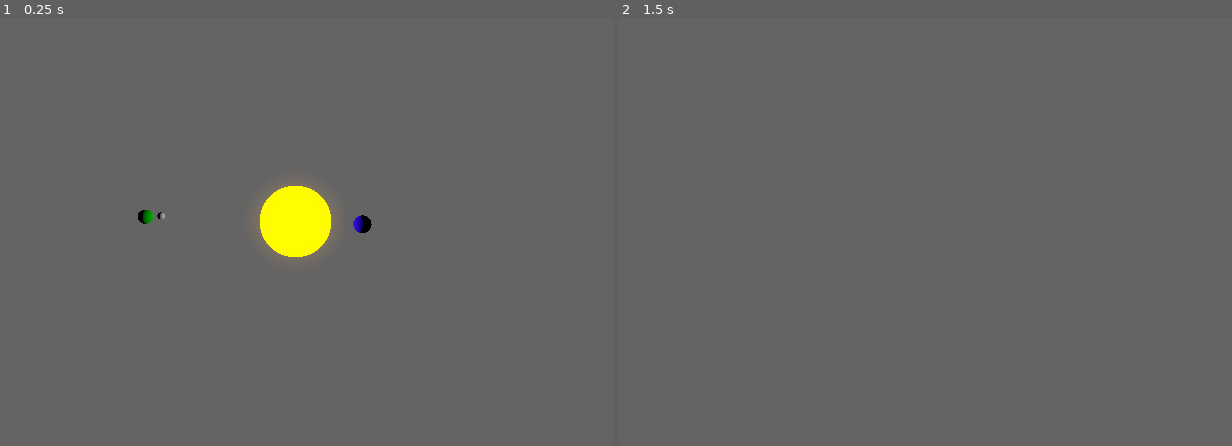
Above: before the commit, frames 1-2 (left to right).
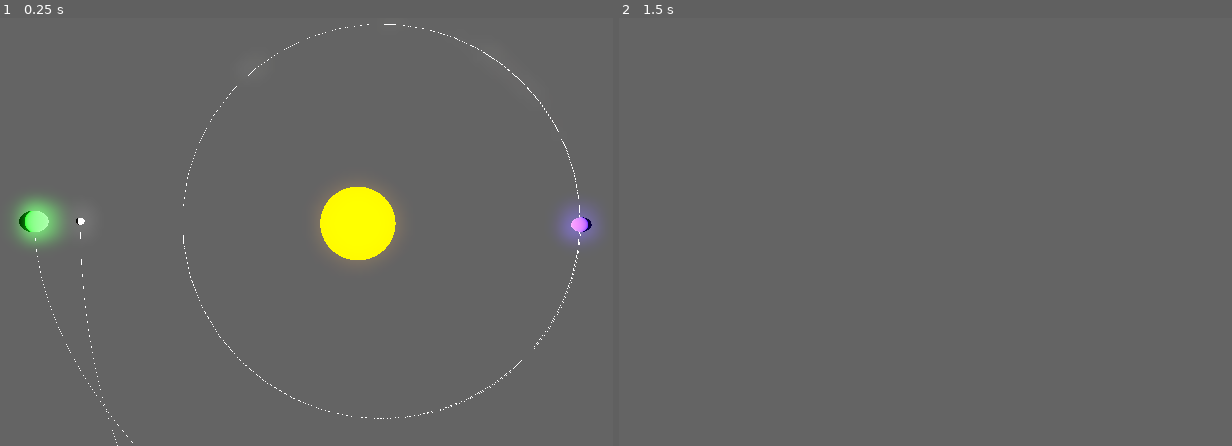
Above: after the commit, the same moments.

Repository: AcctForJudge/Planetary-Gravity-Simulation
Game: Godot game, scene res://Universe/universe.tscn
Two runs of this game, one before a commit and one after it. Both use one fixed random seed, a clock stepped at 60 frames per second and the inputs below.
Inputs (mouse positions are in pixels of both pictures, inside the frame that each line leads up to):
- Up to frame 1 (0.25 s): no input
- Up to frame 2 (1.5 s): tap Enter at 0.5 s; move the mouse to (956, 219) at 0.52 s; hold W (forward) from 0.53 s (still down); tap H (hide) at 0.6 s; click (956, 219) at 0.67 s; tap P (play) at 0.8, 1.35 s; tap Space (up) at 1.25 s; move the mouse to (876, 223) at 1.27 s

The runs differ from the first frame. In frame 1, 4.7% of the frame differs, in the area x 2-98%, y 1-100%; in frame 2, nothing differs.

Commit message:
'optimized' the orbit paths (still shit), made stuff bigger

Diff:
--- a/Camera/camera.gd
+++ b/Camera/camera.gd
@@ -28,7 +28,6 @@
 		mouse_captured = false
 
 func _physics_process(_delta: float) -> void:
-
 	if Input.is_action_pressed("up"):
 		velocity.y = vertical_move
 	if Input.is_action_pressed("down"):
--- a/HeavenlyBody/heavenly_body.tscn
+++ b/HeavenlyBody/heavenly_body.tscn
@@ -14,4 +14,3 @@
 material_override = SubResource("StandardMaterial3D_j7b5l")
 mesh = SubResource("SphereMesh_uurpi")
 script = ExtResource("1_uurpi")
-initial_velocity = null
--- a/Universe/universe.gd
+++ b/Universe/universe.gd
@@ -18,16 +18,20 @@
 ## number of time steps in the future to calculate the paths
 @export_range(1, 200, 1, "or_greater") var num_steps := 500
 ## affects actual simulation as well, not just for calculating paths
-@export_range(0.01, 0.1, 0.01) var time_step : float = 0.01
-
+@export_range(0.01, 0.1, 0.01, "or_greater") var time_step : float = 0.01
+## positions are added to array each process, but only the nth one will get added to the mesh
 @export var orbit_mode: Orbit = Orbit.FUTURE
 
+var orbit_mesh_steps := 2
 var all_bodies : Array[HeavenlyBody]
 var play := false
 var show_orbits := true
 var last_orbit_mode : Orbit
 ## like draw points but for past paths
 var body_positions: Array
+var orbits_array: Array[Path3D]
+var mesh_instances_array: Array[MeshInstance3D]
+var viewport : Viewport
 
 @onready var heavenly_bodies_container: Node3D = $HeavenlyBodies
 @onready var orbits: Node3D = $Orbits
@@ -35,23 +39,36 @@
 func _ready() -> void:
 	for child in heavenly_bodies_container.get_children():
 		if child is HeavenlyBody:
+			var orbit := Path3D.new()
+			var mesh_instance := MeshInstance3D.new()
+			orbits.add_child(orbit)
+			var material := StandardMaterial3D.new()
+			material.emission_enabled = true
+			material.emission_energy_multiplier = 1.5
+			material.emission = Color.WHEAT
+			mesh_instance.material_override = material
+			orbit.add_child(mesh_instance)
+			orbits_array.append(orbit)
+			mesh_instances_array.append(mesh_instance)
+
 			all_bodies.append(child)
 			body_positions.append([])
-
+	viewport = get_viewport()
 # Called every frame. 'delta' is the elapsed time since the previous frame.
 func _process(_delta: float) -> void:
 	if show_orbits:
 		match orbit_mode:
 			Orbit.FUTURE:
-				hide_orbits()
-				calculate_and_show_orbits()
-				last_orbit_mode = Orbit.FUTURE
-			Orbit.PAST:
-				if last_orbit_mode == Orbit.FUTURE:
+				if play:
+					print("Future Mode is only for Editor")
+					orbit_mode = Orbit.NONE
+				else:
 					hide_orbits()
-				show_past_orbits()
+					calculate_and_show_orbits()
+					last_orbit_mode = Orbit.FUTURE
 			Orbit.NONE:
 				hide_orbits()
+
 
 func _unhandled_input(_event: InputEvent) -> void:
 	if Input.is_action_just_pressed("play"):
@@ -59,7 +76,12 @@
 	if Input.is_action_just_pressed("hide"):
 		hide_orbits()
 		show_orbits = !show_orbits
-
+	if Input.is_action_just_pressed("view_mode"):
+		match viewport.debug_draw:
+			0:
+				viewport.debug_draw = Viewport.DEBUG_DRAW_WIREFRAME
+			4:
+				viewport.debug_draw = Viewport.DEBUG_DRAW_DISABLED
 func _physics_process(_delta: float) -> void:
 	if play:
 		for body in all_bodies:
@@ -75,6 +97,11 @@
 
 			while body_positions[i].size() > num_steps:
 				body_positions[i].pop_front()
+		if show_orbits:
+			if orbit_mode == Orbit.PAST:
+				if last_orbit_mode == Orbit.FUTURE:
+					hide_orbits()
+				show_past_orbits()
 
 func show_past_orbits():
 	for i in body_positions.size():
@@ -127,41 +154,30 @@
 		draw_orbits(i, draw_points)
 
 func draw_orbits(i: int, draw_points: Array):
-	var orbit := Path3D.new()
+	# some error occurs in the c++ source code when two successive points are the same
+	var dist = $Camera.position.distance_squared_to(orbits_array[i].position)
+	if dist < 2000:
+		orbit_mesh_steps = 2
+	elif dist < 4000:
+		orbit_mesh_steps = 3
+	else:
+		orbit_mesh_steps = 4
+
+	var prev_pos: Vector3 = Vector3.ZERO
 	var curve := Curve3D.new()
-
-	# some error occurs in the c++ source code when two successive points are the same
-	var prev_pos: Vector3 = Vector3.ZERO
-	for pos:Vector3 in draw_points[i]:
-		if !pos.is_equal_approx(prev_pos):
+	var c = 0
+	for pos: Vector3 in draw_points[i]:
+		if !pos.is_equal_approx(prev_pos) and c % orbit_mesh_steps == 0:
 			curve.add_point(pos)
+		c += 1
 		prev_pos = pos
-	orbit.curve = curve
-	orbits.add_child(orbit)
-
-	var csg_polygon := CSGPolygon3D.new()
-	var points := PackedVector2Array()
-
-	points.append(Vector2.ZERO)
-	points.append( Vector2(0, 0.4))
-	points.append(Vector2(0.4, 0.4))
-	points.append(Vector2(0.4, 0))
-	csg_polygon.polygon = points
-
-	var material := StandardMaterial3D.new()
-	material.emission_enabled = true
-	material.emission_energy_multiplier = 1.5
-	material.emission = Color.WHEAT
-	csg_polygon.material_override = material
-
-	csg_polygon.mode = CSGPolygon3D.MODE_PATH
-	csg_polygon.path_node = orbit.get_path()
-	orbit.add_child(csg_polygon)
-
+	orbits_array[i].curve = curve
+	mesh_instances_array[i].mesh = generate_mesh(orbits_array[i])
 
 func hide_orbits():
-	for child in orbits.get_children():
-			child.queue_free()
+	for i in orbits.get_child_count():
+		mesh_instances_array[i].mesh = null
+
 
 func calc_acc(i: int, virtual_bodies: Array[VirtualBody]):
 	var acc := Vector3.ZERO
@@ -173,6 +189,66 @@
 			acc += force
 	return acc
 
+func generate_mesh(path_3d: Path3D, thickness:= 0.1) -> ArrayMesh:
+	var st := SurfaceTool.new()
+
+	st.begin(Mesh.PRIMITIVE_TRIANGLES)
+	var curve := path_3d.curve
+	var v1 := Vector3(-1, -1, 0) * thickness
+	var v2 := Vector3(-1, 1, 0) * thickness
+	var v3 := Vector3(1, -1, 0) * thickness
+	var v4 := Vector3(1, 1, 0) * thickness
+	for i in curve.point_count - 1:
+		var p1 = curve.get_point_position(i)
+		var p2 = curve.get_point_position(i + 1)
+
+		var i00 = p1 + v1
+		var i01 = p1 + v2
+		var i02 = p1 + v3
+		var i03 = p1 + v4
+		var i10 = p2 + v1
+		var i11 = p2 + v2
+		var i12 = p2 + v3
+		var i13 = p2 + v4
+
+		# bottom
+		st.add_vertex(i10)
+		st.add_vertex(i02)
+		st.add_vertex(i00)
+
+		st.add_vertex(i10)
+		st.add_vertex(i12)
+		st.add_vertex(i02)
+
+		# front
+		st.add_vertex(i12)
+		st.add_vertex(i03)
+		st.add_vertex(i02)
+
+		st.add_vertex(i12)
+		st.add_vertex(i13)
+		st.add_vertex(i03)
+
+		# top
+		st.add_vertex(i13)
+		st.add_vertex(i11)
+		st.add_vertex(i03)
+
+		st.add_vertex(i03)
+		st.add_vertex(i11)
+		st.add_vertex(i01)
+
+		# back
+		st.add_vertex(i01)
+		st.add_vertex(i10)
+		st.add_vertex(i00)
+
+		st.add_vertex(i10)
+		st.add_vertex(i01)
+		st.add_vertex(i11)
+	var mesh := st.commit()
+	return mesh
+
 class VirtualBody:
 	# properties
 	var vb_mass: float
--- a/Universe/universe.tscn
+++ b/Universe/universe.tscn
@@ -19,6 +19,7 @@
 ambient_light_source = 3
 tonemap_mode = 2
 glow_enabled = true
+adjustment_enabled = true
 
 [sub_resource type="StandardMaterial3D" id="StandardMaterial3D_5w2eq"]
 albedo_color = Color(1, 0.6156863, 0, 1)
@@ -28,8 +29,8 @@
 
 [sub_resource type="SphereMesh" id="SphereMesh_6326s"]
 resource_local_to_scene = true
-radius = 20.0
-height = 40.0
+radius = 50.0
+height = 100.0
 
 [sub_resource type="StandardMaterial3D" id="StandardMaterial3D_5gdbb"]
 resource_local_to_scene = true
@@ -37,31 +38,33 @@
 
 [sub_resource type="SphereMesh" id="SphereMesh_xs1tn"]
 resource_local_to_scene = true
-radius = 5.0
-height = 10.0
+radius = 10.0
+height = 20.0
 
 [sub_resource type="StandardMaterial3D" id="StandardMaterial3D_xs1tn"]
 albedo_color = Color(0, 1, 0, 1)
 
 [sub_resource type="SphereMesh" id="SphereMesh_5w2eq"]
-radius = 4.0
-height = 8.0
+radius = 15.0
+height = 30.0
 
 [sub_resource type="StandardMaterial3D" id="StandardMaterial3D_p3x1f"]
 
 [sub_resource type="SphereMesh" id="SphereMesh_wn7ko"]
-radius = 2.0
-height = 4.0
+radius = 5.0
+height = 10.0
 
-[node name="Universe" type="Node3D"]
+[node name="Universe" type="Node3D" node_paths=PackedStringArray("central_body")]
 script = ExtResource("1_6q408")
-orbit_mode = 2
+relative_to_body = true
+central_body = NodePath("HeavenlyBodies/Sun")
+time_step = 2.05
 
 [node name="WorldEnvironment" type="WorldEnvironment" parent="."]
 environment = SubResource("Environment_5gdbb")
 
 [node name="Camera" parent="." instance=ExtResource("3_h0gil")]
-transform = Transform3D(1, 0, 0, 0, -4.3711385e-08, 0.99999994, 0, -0.99999994, -4.3711385e-08, 0, 164.0322, 0)
+transform = Transform3D(1, 0, 0, 0, -4.3711385e-08, 0.99999994, 0, -0.99999994, -4.3711385e-08, -83.96838, 400, -2.7069511)
 move_speed = 100.0
 
 [node name="HeavenlyBodies" type="Node3D" parent="."]
@@ -72,40 +75,40 @@
 mesh = SubResource("SphereMesh_6326s")
 skeleton = NodePath("../..")
 mass = 100000000000000.0
-radius = 20.0
-initial_velocity = Vector3(0, 0, 0)
+radius = 50.0
 
 [node name="OmniLight3D" type="OmniLight3D" parent="HeavenlyBodies/Sun"]
 light_energy = 16.0
-omni_range = 477.121
+omni_range = 4096.0
+omni_attenuation = 0.016
 
 [node name="Planet" parent="HeavenlyBodies" instance=ExtResource("2_nyc2w")]
-transform = Transform3D(1, 0, 0, 0, 1, 0, 0, 0, 1, 37.455, 0, 1.533)
+transform = Transform3D(1, 0, 0, 0, 1, 0, 0, 0, 1, 306.598, 0, 1.533)
 material_override = SubResource("StandardMaterial3D_5gdbb")
 mesh = SubResource("SphereMesh_xs1tn")
 skeleton = NodePath("../Sun")
 mass = 100000000000.0
-radius = 5.0
-initial_velocity = Vector3(0, 0, 12.33)
+radius = 10.0
+initial_velocity = Vector3(0, 0, 4.365)
 
 [node name="Planet2" type="MeshInstance3D" parent="HeavenlyBodies"]
-transform = Transform3D(1, 0, 0, 0, 1, 0, 0, 0, 1, -83.96838, 0, -2.7069511)
+transform = Transform3D(1, 0, 0, 0, 1, 0, 0, 0, 1, -441.08414, 0, -2.7069511)
 material_override = SubResource("StandardMaterial3D_xs1tn")
 mesh = SubResource("SphereMesh_5w2eq")
 script = ExtResource("4_6326s")
 mass = 1000000000000.0
-radius = 4.0
-initial_velocity = Vector3(0, 0, -8.44)
+radius = 15.0
+initial_velocity = Vector3(0, 0, 4.095)
 metadata/_custom_type_script = "uid://6ab6gpfo0tx5"
 
 [node name="Moon" type="MeshInstance3D" parent="HeavenlyBodies"]
-transform = Transform3D(1, 0, 0, 0, 1, 0, 0, 0, 1, -75.26125, 0, -3.0947309)
+transform = Transform3D(1, 0, 0, 0, 1, 0, 0, 0, 1, -378.3215, 0, -3.0947309)
 material_override = SubResource("StandardMaterial3D_p3x1f")
 mesh = SubResource("SphereMesh_wn7ko")
 script = ExtResource("4_6326s")
 mass = 1000000000000.0
-radius = 2.0
-initial_velocity = Vector3(0, 0, -12.51)
+radius = 5.0
+initial_velocity = Vector3(0, 0, 5.765)
 metadata/_custom_type_script = "uid://6ab6gpfo0tx5"
 
 [node name="Orbits" type="Node3D" parent="."]
--- /dev/null
+++ b/orbit_path_try.gd
@@ -0,0 +1,63 @@
+@tool
+class_name OrbitPathMesh
+extends Node3D
+
+
+
+func generate_mesh(path_3d: Path3D, thickness:= 0.1) -> ArrayMesh:
+	var st := SurfaceTool.new()
+
+	st.begin(Mesh.PRIMITIVE_TRIANGLES)
+	var curve := path_3d.curve
+	for i in curve.point_count - 1:
+		var p1 = curve.get_point_position(i)
+		var p2 = curve.get_point_position(i + 1)
+
+		var i00 = p1 + Vector3(-1, -1, 0) * thickness
+		var i01 = p1 + Vector3(-1, 1, 0) * thickness
+		var i02 = p1 + Vector3(1, -1, 0) * thickness
+		var i03 = p1 + Vector3(1, 1, 0) * thickness
+		var i10 = p2 + Vector3(-1, -1, 0) * thickness
+		var i11 = p2 + Vector3(-1, 1, 0) * thickness
+		var i12 = p2 + Vector3(1, -1, 0) * thickness
+		var i13 = p2 + Vector3(1, 1, 0) * thickness
+
+		# bottom
+		st.add_vertex(i10)
+		st.add_vertex(i02)
+		st.add_vertex(i00)
+
+		st.add_vertex(i10)
+		st.add_vertex(i12)
+		st.add_vertex(i02)
+
+		# front
+		st.add_vertex(i12)
+		st.add_vertex(i03)
+		st.add_vertex(i02)
+
+		st.add_vertex(i12)
+		st.add_vertex(i13)
+		st.add_vertex(i03)
+
+		# top
+		st.add_vertex(i13)
+		st.add_vertex(i11)
+		st.add_vertex(i03)
+
+		st.add_vertex(i03)
+		st.add_vertex(i11)
+		st.add_vertex(i01)
+
+		# back
+		st.add_vertex(i01)
+		st.add_vertex(i10)
+		st.add_vertex(i00)
+
+		st.add_vertex(i10)
+		st.add_vertex(i01)
+		st.add_vertex(i11)
+	st.index()
+
+	var mesh := st.commit()
+	return mesh
--- /dev/null
+++ b/orbit_path_try.tscn
@@ -0,0 +1,8 @@
+[gd_scene load_steps=2 format=3 uid="uid://cii7csyyi8p55"]
+
+[ext_resource type="Script" uid="uid://bhpplg8gflpp1" path="res://orbit_path_try.gd" id="1_c5cgp"]
+
+[node name="Node3D" type="Node3D" node_paths=PackedStringArray("path_3d")]
+script = ExtResource("1_c5cgp")
+points = Array[Vector3]([Vector3(0, 0, 0), Vector3(0, 0, 0), Vector3(0, 0, 0)])
+path_3d = NodePath("")
--- a/project.godot
+++ b/project.godot
@@ -57,6 +57,11 @@
 "events": [Object(InputEventKey,"resource_local_to_scene":false,"resource_name":"","device":-1,"window_id":0,"alt_press …(192 unchanged characters)…
 ]
 }
+view_mode={
+"deadzone": 0.2,
+"events": [Object(InputEventKey,"resource_local_to_scene":false,"resource_name":"","device":-1,"window_id":0,"alt_pressed":false,"shift_pressed":false,"ctrl_pressed":false,"meta_pressed":false,"pressed":false,"keycode":0,"physical_keycode":86,"key_label":0,"unicode":118,"location":0,"echo":false,"script":null)
+]
+}
 
 [rendering]
 
Not shown, added: orbit_path_try.gd.uid
Not shown, added: LICENSE
